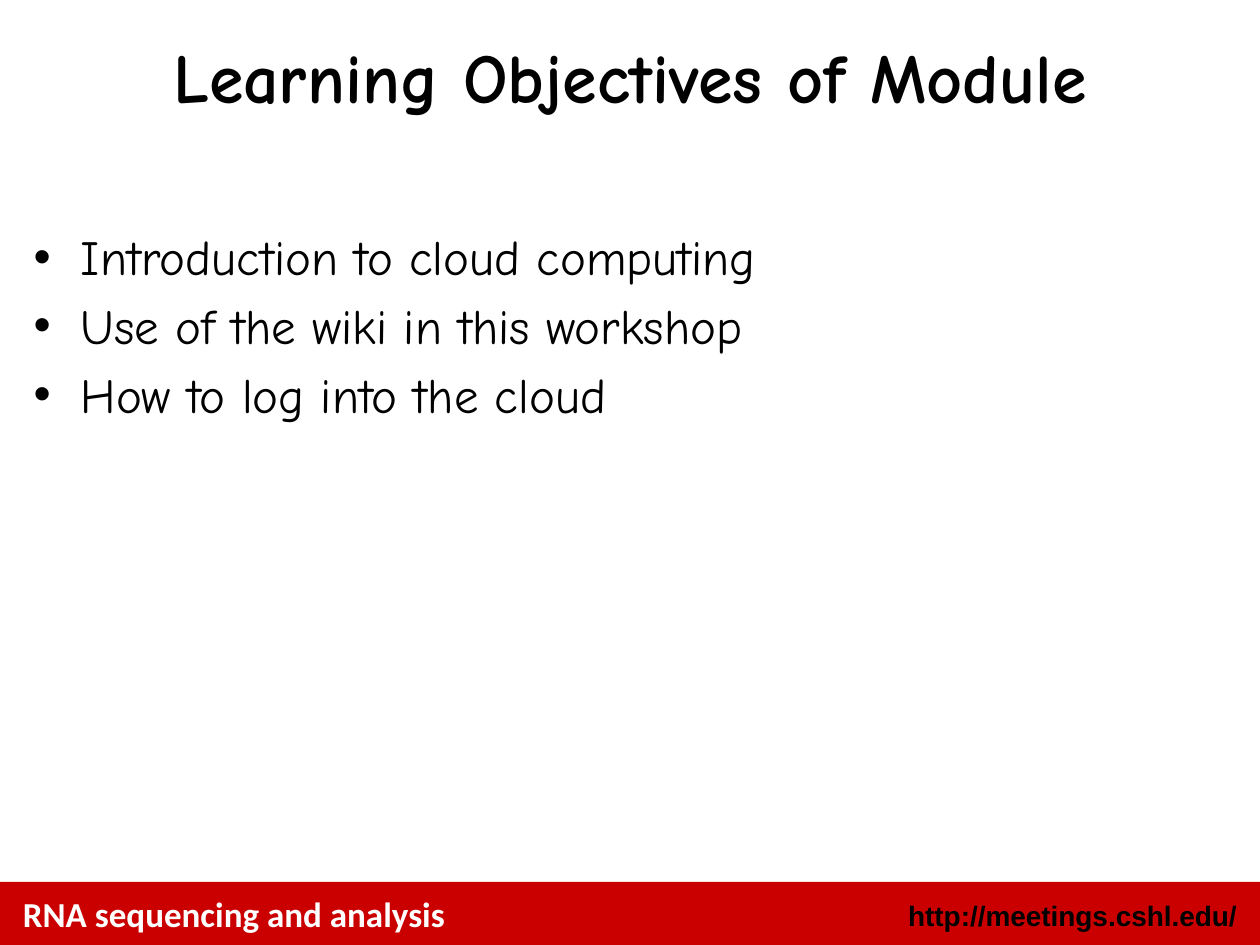
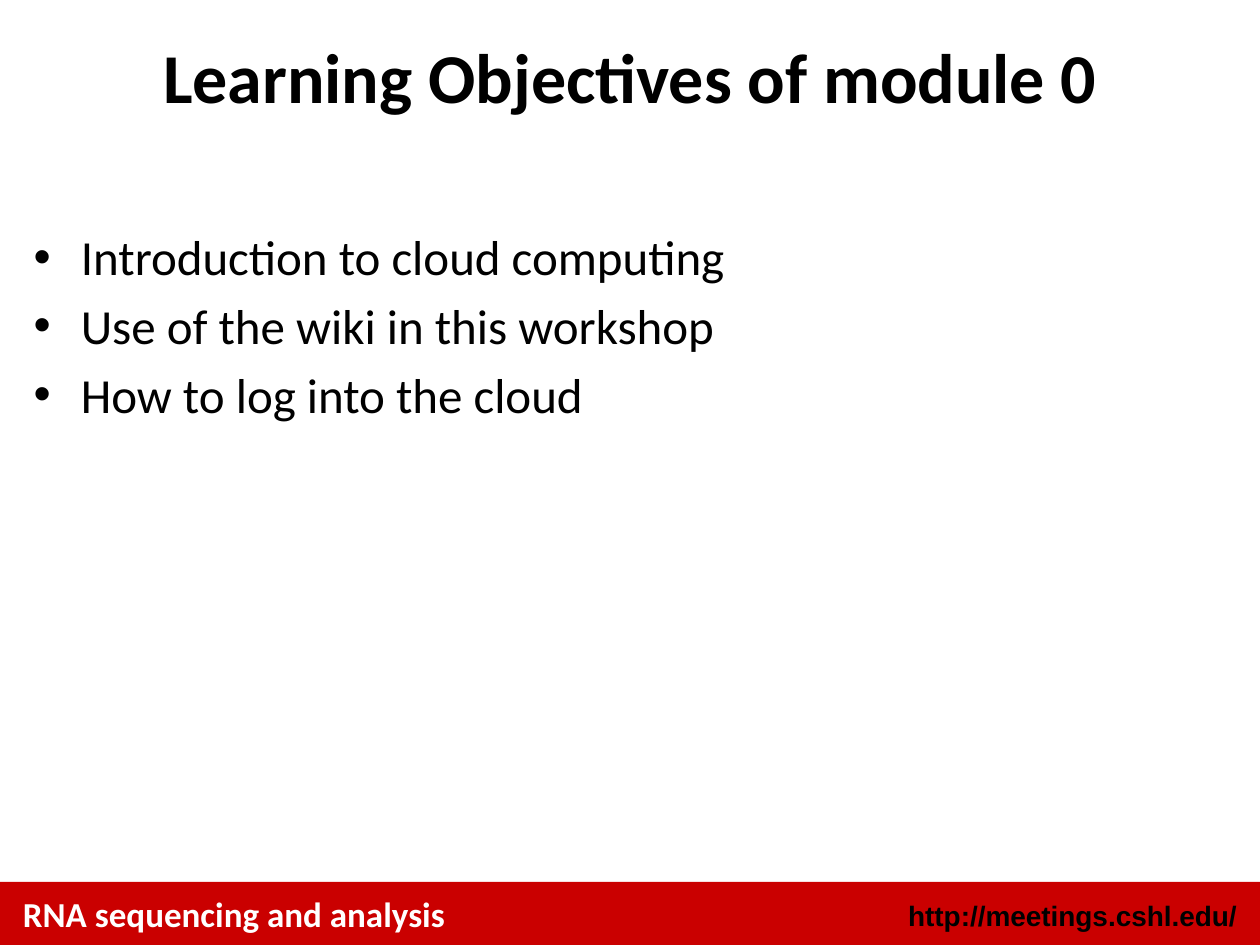
Before and after one commit to griffithlab/rnaseq_tutorial, a slide deck: slide 4 of lectures/cshl/2014/RNASeq_Module0_AmazonPreTutorial.pptx (slide 3 before the commit). Drawn at 1260x945 pixels with LibreOffice and Linux fonts; fonts in the diff are those of the drawing. Boxes give left, top, right and bottom in pixels: in the first picture for what was removed or moved away, otherwise in the second. Text is boxed around its words. In the diff, an @@ line names an element or a change of style, - is before the commit and + after.

Commit message:
update all lectures to list module 0 in overview, remove use of comic sans font in the cloud lecture

```diff
--- a/lectures/cshl/2014/RNASeq_Module0_AmazonPreTutorial.pptx
+++ b/lectures/cshl/2014/RNASeq_Module0_AmazonPreTutorial.pptx
@@ title at (163, 53, 1096, 115): text changed; font Comic Neue to Calibri @@
-Learning Objectives of Module
+Learning Objectives of module 0
@@ text "Introduction to cloud computing" at (81, 241, 725, 422): font Comic Neue to Calibri @@
```
Also in this commit, not shown: 22 other slides changed, 1 slide added, 4 other files.
